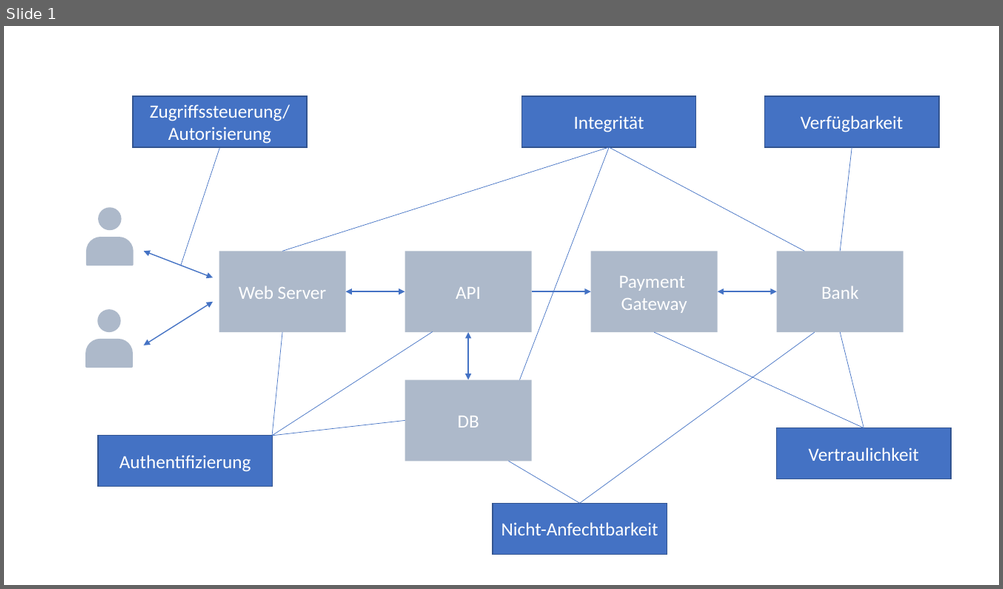
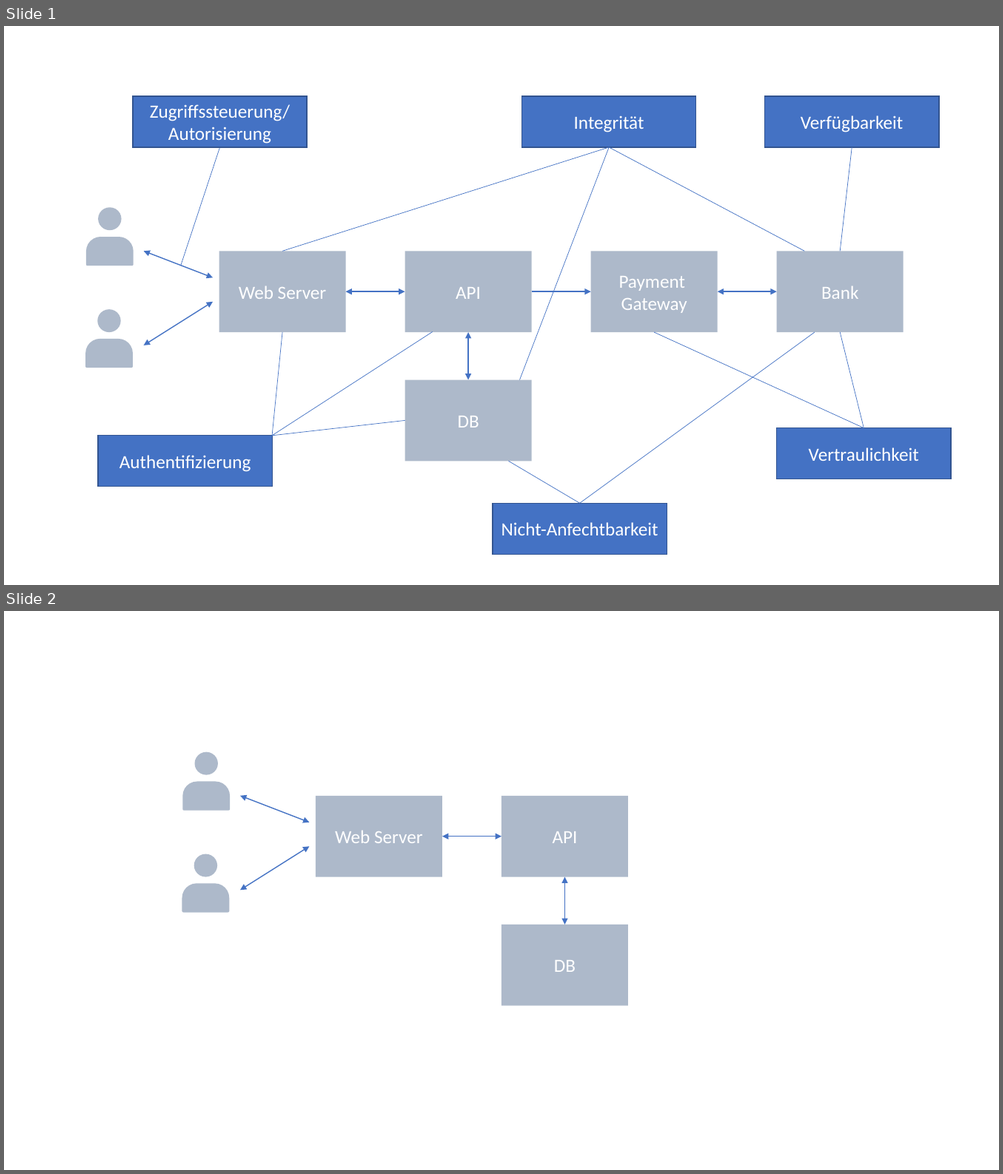
Before and after one commit to pafinkbeiner/swe-security, a slide deck: Dokumentation/Literatur/Architektur.pptx. Shown one above the other, each under a label of ours: slide 1 before the commit, slides 1 and 2 after it. The pictures are 1003x589 and 1003x1174 pixels, drawn with LibreOffice and Linux fonts; fonts in the diff are those of the drawing. Boxes give left, top, right and bottom in pixels: in the first picture for what was removed or moved away, otherwise in the second. Text is boxed around its words. In the diff, an @@ line names an element or a change of style, - is before the commit and + after.

```diff
--- a/Dokumentation/Literatur/Architektur.pptx
+++ b/Dokumentation/Literatur/Architektur.pptx
@@ slide 2 added at bbox=[4, 611, 999, 1170], background #FFFFFF @@
@@ ellipse added at bbox=[194, 752, 217, 775], fill #ADB9CA @@
@@ round same rect added at bbox=[182, 782, 229, 811], fill #ADB9CA @@
@@ double arrow added from (241, 796) to (309, 822), #4472C4 1 pt @@
@@ rectangle added at bbox=[316, 796, 443, 877], fill #ADB9CA, 18 pt, text #FFFFFF @@
+Web Server
@@ rectangle added at bbox=[502, 796, 629, 877], fill #ADB9CA, 18 pt, text #FFFFFF @@
+API
@@ ellipse added at bbox=[194, 854, 217, 877], fill #ADB9CA @@
@@ double arrow added from (241, 890) to (309, 847), #4472C4 1 pt @@
@@ double arrow added from (442, 836) to (502, 836), #4472C4 1 pt @@
@@ round same rect added at bbox=[182, 883, 229, 912], fill #ADB9CA @@
@@ double arrow added from (564, 877) to (564, 925), #4472C4 1 pt @@
@@ rectangle added at bbox=[502, 925, 629, 1006], fill #ADB9CA, 18 pt, text #FFFFFF @@
+DB
```
Also in this commit, not shown: 2 other files.
